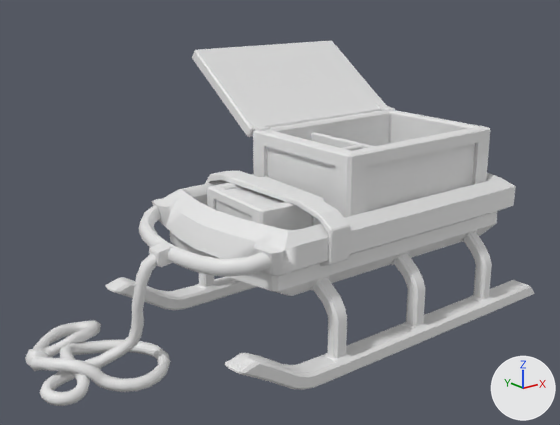
An edit to the FBX model Assets/Models/Sled.fbx, drawn before and after from the same camera.
The view is the same before and after, from a camera (50 mm lens) standing at (-2.23, -2.36, 1.14) and looking at (-0.29, 0.06, 0.17). The axes (+X, +Y, +Z) are drawn at lower right. The lights are the same throughout. Where no turn or scale is listed for an object, it has been applied to the vertices.

Names of what the first picture shows: 'Sled_Base', 'Sled_InventoryBox', 'Sled_PullRope'.
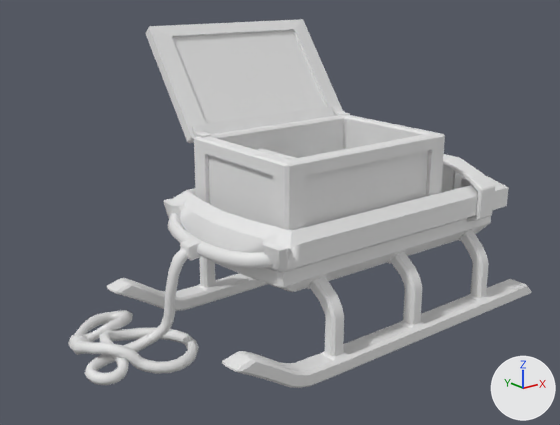
Where the change shows, as pixel boxes [x1, y1, x2, y2] in the pictures (560 x 425 px; the box of a moved part takes in the faces that stretch with it):
'Sled_InventoryBox', reshaped, moved (19% taller): before [192, 41, 490, 218]; after [145, 19, 445, 230]
'Sled_Base', reshaped (7% taller): before [106, 171, 534, 390]; after [107, 154, 531, 388]
'Sled_PullRope', moved, rescaled: before [25, 205, 272, 406]; after [68, 213, 272, 385]
part 1 of me_cube_267, moved or reshaped: before [207, 177, 324, 230]; after [441, 165, 462, 193]
part 2 of me_cube_267, added: after [443, 154, 495, 222]
part 3 of me_cube_267, deleted: before [205, 171, 350, 267]
part 4 of me_cube_267, moved or reshaped: before [106, 173, 534, 390]; after [107, 176, 531, 388]
part 5 of me_cube_384, rebuilt (29% taller): before [192, 41, 382, 137]; after [145, 19, 342, 143]
part 6 of me_cube_384, moved or reshaped: before [376, 101, 387, 109]; after [332, 105, 343, 113]
part 7 of me_cube_384, moved or reshaped: before [249, 120, 262, 128]; after [192, 125, 205, 135]
part 8 of me_cube_384, moved or reshaped: before [311, 132, 374, 151]; after [258, 148, 296, 160]

Diff of the bpy script that builds the scene:
```diff
--- a/Assets/Models/Sled.fbx.py
+++ b/Assets/Models/Sled.fbx.py
@@ me_cube_384 @@
 # verts and faces of me_cube_384; kept vertices keep their numbers, new ones are numbered from 283
-me_cube_384.from_pydata(...)  # 283 vertices, 255 faces; spans x -0.429..0.429, y -0.533..0.544, z -0.335..0.335
+me_cube_384.from_pydata(...)  # 303 vertices, 267 faces; spans x -0.429..0.429, y -0.533..0.433, z -0.335..0.449
+# me_cube_384 part 5: the loose piece of 24 vertices spanning x -0.428..0.429, y 0.083..0.544, z -0.012..0.335 is rebuilt with 44 vertices and now spans x -0.428..0.429, y 0.081..0.433, z -0.007..0.449
+# me_cube_384 part 6
+verts[128] = (0.364, 0.107, 0.06)  # moved, pixel (332, 107)
+verts[131] = (0.409, 0.107, 0.06)  # moved, pixel (339, 106)
+verts[129] = (0.364, 0.1, 0.068)  # moved, pixel (333, 105)
+verts[130] = (0.409, 0.1, 0.068)  # moved, pixel (340, 104)
+# me_cube_384 part 7
+verts[164] = (-0.413, 0.105, 0.062)  # moved, pixel (191, 127)
+verts[165] = (-0.413, 0.096, 0.069)  # moved, pixel (192, 125)
+verts[166] = (-0.367, 0.095, 0.069)  # moved, pixel (202, 124)
+verts[167] = (-0.367, 0.104, 0.062)  # moved, pixel (201, 125)
+# me_cube_384 part 8
+# 20 vertices in x -0.373..-0.116, y -0.489..0.022, z -0.014..-0.01 move by (0.0, 0.0, -0.041)
 me_cube_384.materials.append(mat_sled)
@@ me_cube_267 @@
-me_cube_267.from_pydata(...)  # 1074 vertices, 1073 faces; spans x -0.92..0.78, y -0.51..0.48, z -0.3..0.33
+me_cube_267.from_pydata(...)  # 1063 vertices, 1061 faces; spans x -0.92..0.78, y -0.49..0.47, z -0.3..0.35
+# me_cube_267 part 1: the loose piece of 56 vertices spanning x -0.6..-0.27, y -0.23..0.21, z 0.07..0.31 is scaled about its middle by (0.909, 0.928, 0.928), then moved by (0.86, 0.0, 0.03)
+# me_cube_267 part 2: a new loose piece of 64 vertices spanning x 0.4..0.49, y -0.44..0.41, z 0.1..0.35, in mat_sled (its picture is missing)
+# me_cube_267 part 3: the loose piece of 64 vertices spanning x -0.46..-0.36, y -0.44..0.41, z 0.1..0.33 is deleted
+# me_cube_267 part 4: 26 vertices moved within x -0.47..0.78, y -0.48..0.45, z -0.3..0.05; 906 vertices removed from x -0.92..0.78, y -0.51..0.48, z -0.3..0.27; 895 vertices added at x -0.92..0.78, y -0.49..0.47, z -0.3..0.26
 me_cube_267.materials.append(mat_sled)
@@ ob_sled_inventorybox @@
 ob_sled_inventorybox = bpy.data.objects.new('Sled_InventoryBox', me_cube_384)
-ob_sled_inventorybox.location = (0.157, 0.204, 0.458)
+ob_sled_inventorybox.location = (-0.137, 0.212, 0.466)
@@ ob_sled_pullrope @@
 ob_sled_pullrope = bpy.data.objects.new('Sled_PullRope', me_beziercurve_002)
-ob_sled_pullrope.location = (-1.125, 0.079, -0.02)
+ob_sled_pullrope.location = (-0.974, 0.079, -0.02)
 ob_sled_pullrope.rotation_euler = (1.571, 0.0, -3.142)  # degrees (90, 0, -180)
+ob_sled_pullrope.scale = (0.912, 0.941, 0.941)
```
